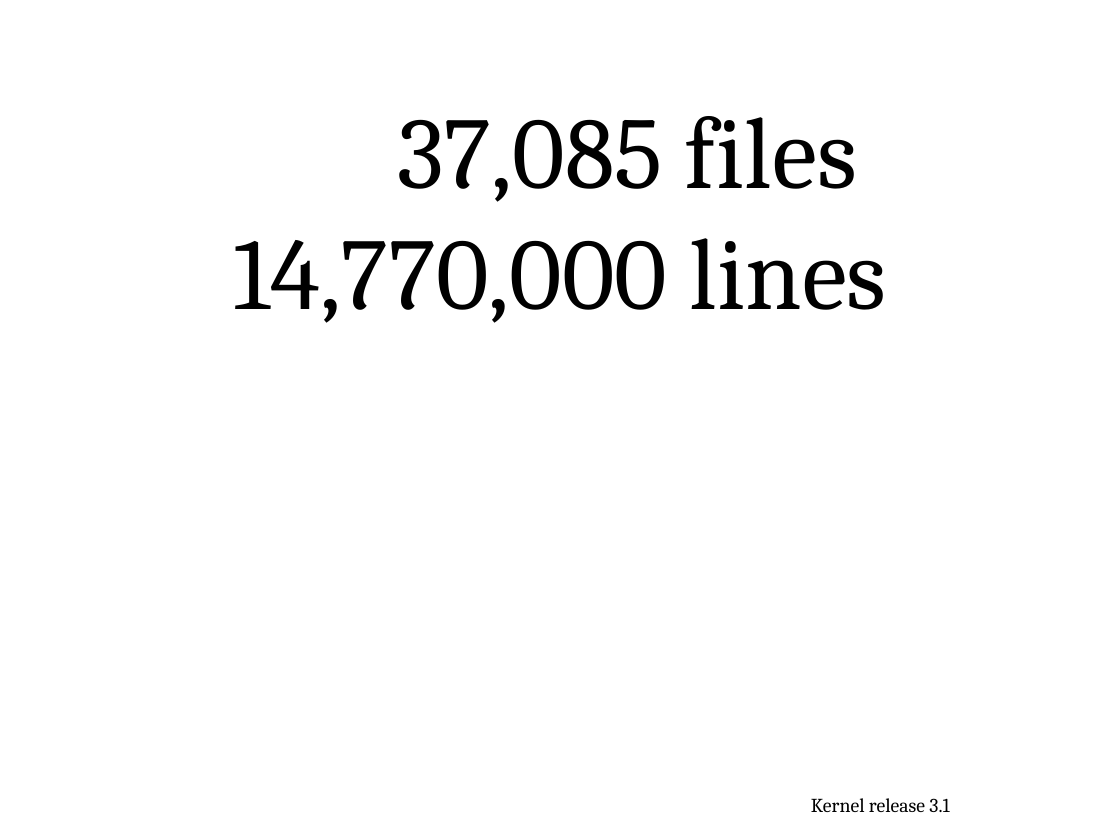
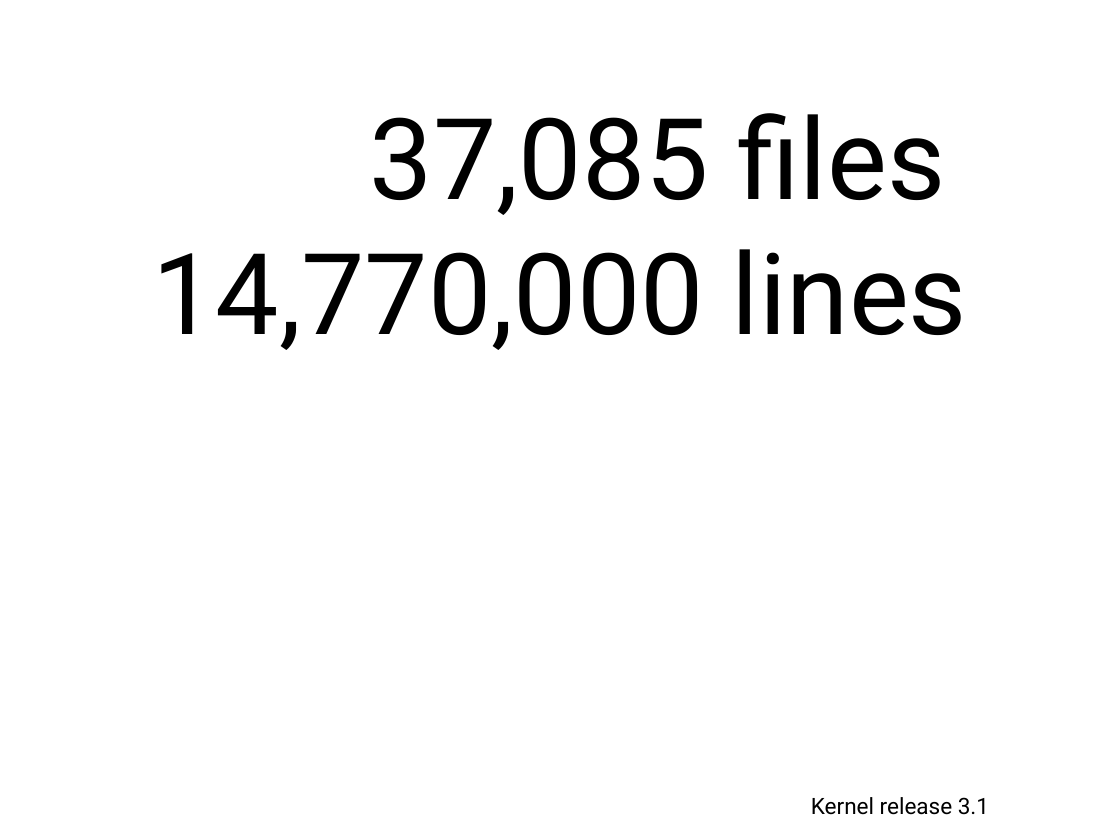
Before and after one commit to gregkh/kernel-development, a slide deck: slide 2 of kernel-development.odp. Drawn at 1120x840 pixels with LibreOffice and Linux fonts; fonts in the diff are those of the drawing. Boxes give left, top, right and bottom in pixels: in the first picture for what was removed or moved away, otherwise in the second. Text is boxed around its words. In the diff, an @@ line names an element or a change of style, - is before the commit and + after.

Commit message:
use "Bitter" font, much nicer

```diff
--- a/kernel-development.odp
+++ b/kernel-development.odp
@@ text "37,085 files": place and size @@
-text "37,085 files" at (233, 116, 887, 323)
+text "37,085 files" at (152, 113, 967, 350)
@@ text "37,085 files" at (152, 113, 967, 350): size 72 to 80 pt, font Cambria to Roboto @@
@@ text "Kernel release 3.1" at (811, 797, 989, 815): size 14 to 16 pt, font Cambria to Roboto @@
```
Also in this commit, not shown: 29 other slides changed.
